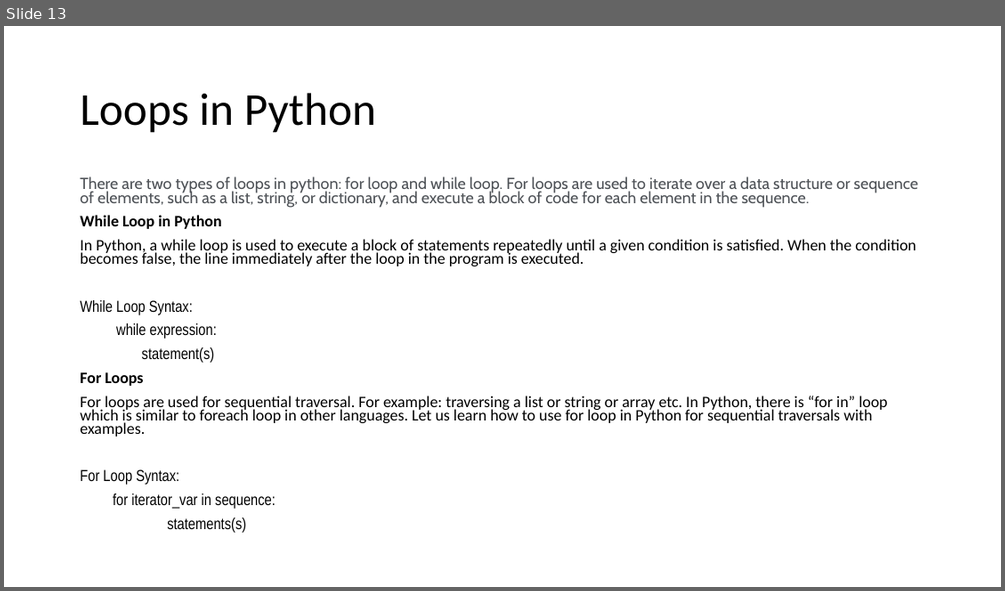
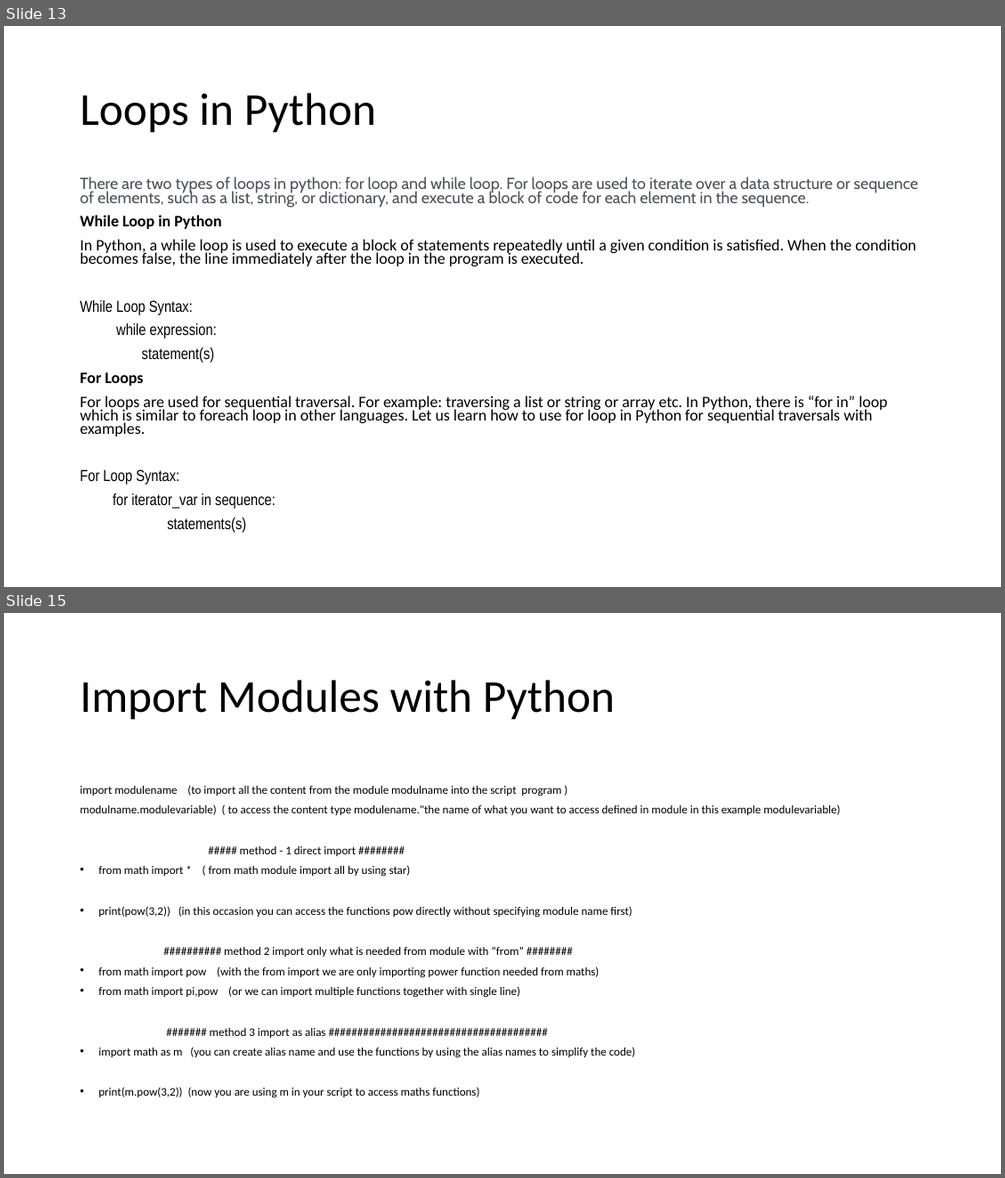
Before and after one commit to mmoro75/TrainingPython, a slide deck: Python_Training_XXXXXX_V1.pptx. Shown one above the other, each under a label of ours: slide 13 before the commit, slides 13 and 15 after it; the slides between them are not shown. The pictures are 1005x591 and 1005x1178 pixels, drawn with LibreOffice and Linux fonts; fonts in the diff are those of the drawing. Boxes give left, top, right and bottom in pixels: in the first picture for what was removed or moved away, otherwise in the second. Text is boxed around its words. In the diff, an @@ line names an element or a change of style, - is before the commit and + after.

Commit message:
weekly action points week 3 update and modules section added on ppt

```diff
--- a/Python_Training_XXXXXX_V1.pptx
+++ b/Python_Training_XXXXXX_V1.pptx
@@ slide 15 added at (4,613,1001,1174), background #FFFFFF @@
@@ title added at (80,680,615,720), 44 pt, text #000000 @@
+Import Modules with Python
@@ text added at (80,785,840,1098), 11.2 pt, text #000000 @@
+import modulename (to import all the content from the module modulname into the script program )
+modulname.modulevariable) ( to access the content type modulename."the name of what you want to access defined in module in this example modulevariable)
+##### method - 1 direct import ########
+• from math import * ( from math module import all by using star)
+• print(pow(3,2)) (in this occasion you can access the functions pow directly without specifying module name first)
+########## method 2 import only what is needed from module with “from” ########
+• from math import pow (with the from import we are only importing power function needed from maths)
+• from math import pi,pow (or we can import multiple functions together with single line)
+####### method 3 import as alias ######################################
+• import math as m (you can create alias name and use the functions by using the alias names to simplify the code)
+• print(m.pow(3,2)) (now you are using m in your script to access maths functions)
```
Also in this commit, not shown: 1 other slide added, 1 other file.
